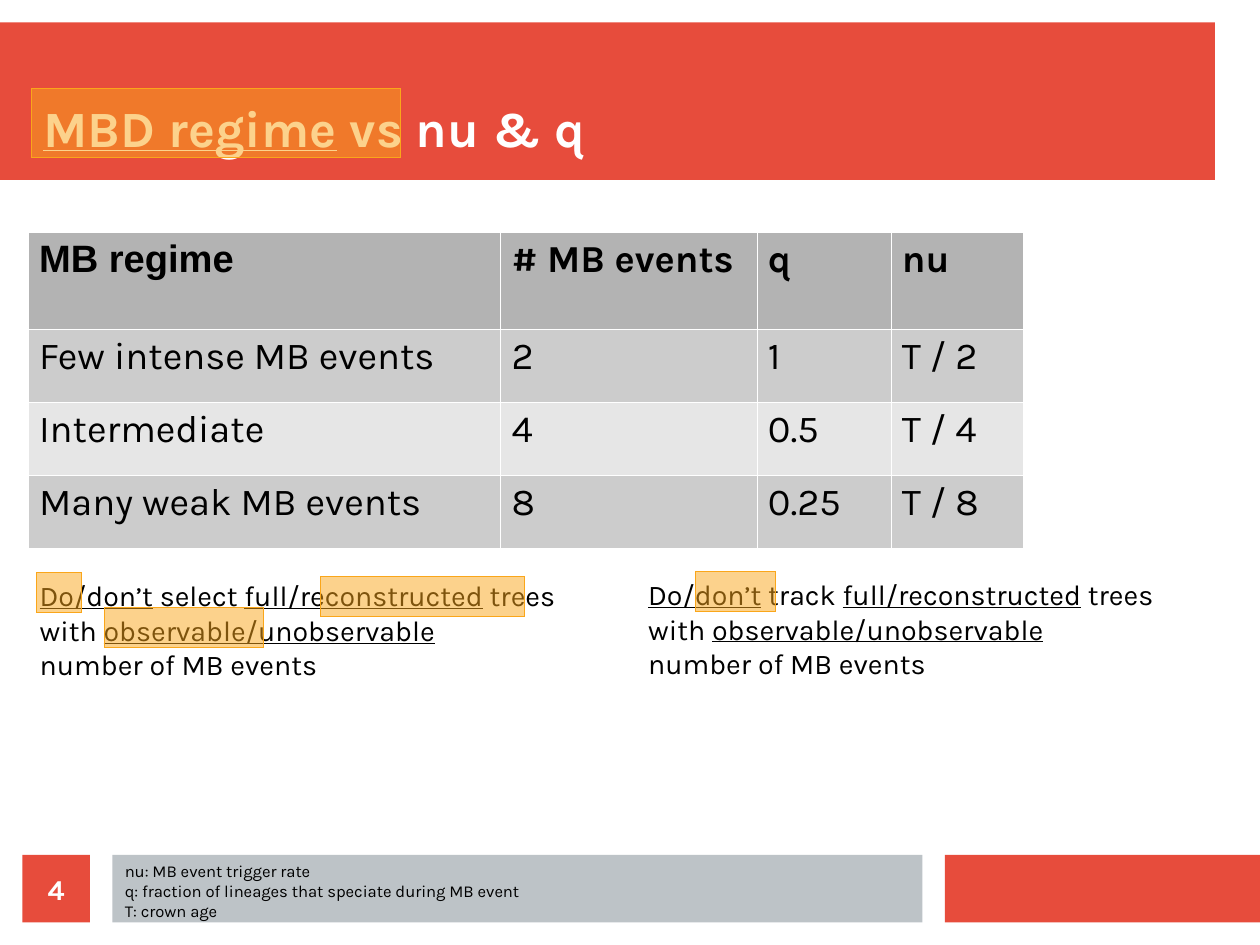
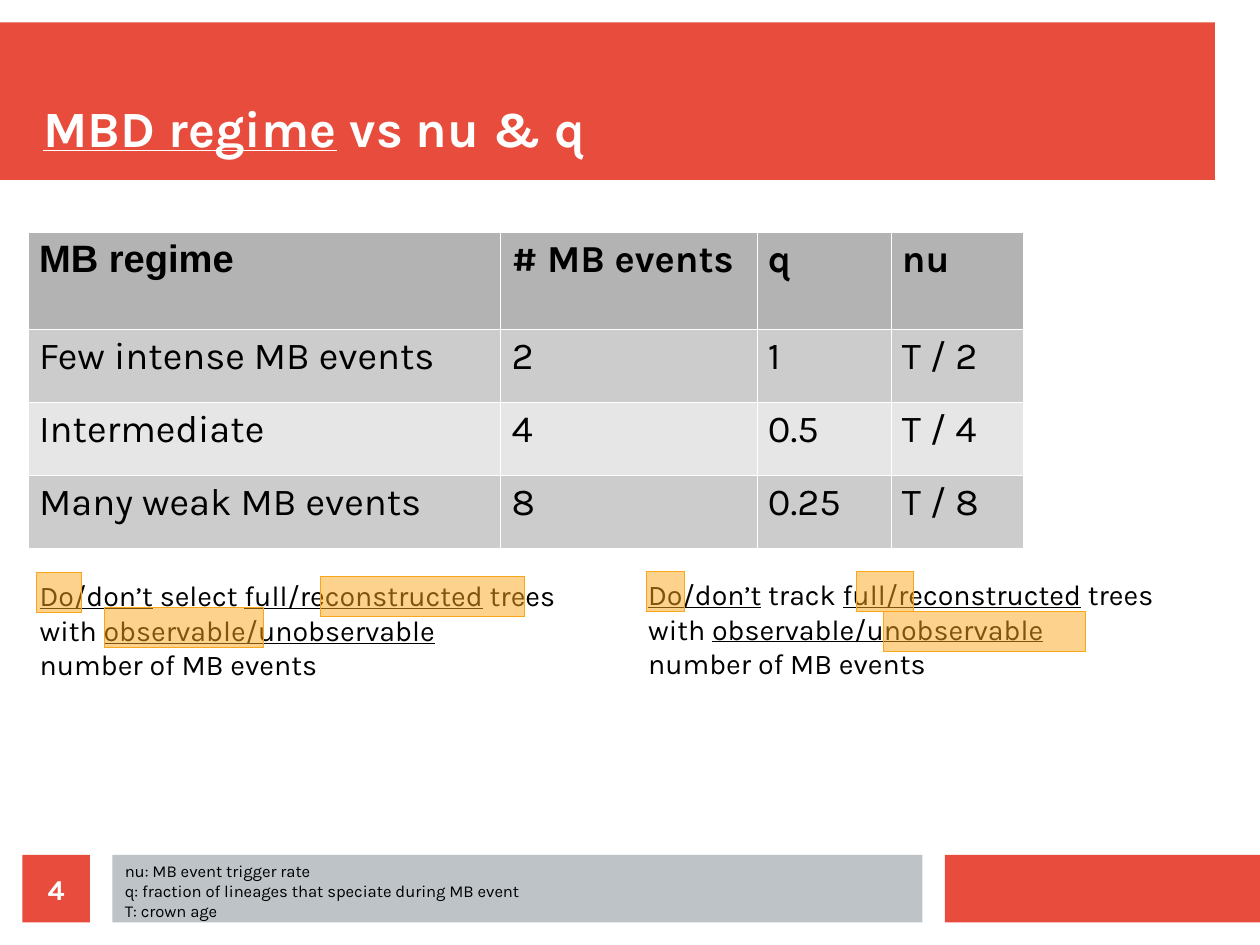
Before and after one commit to richelbilderbeek/razzo, a slide deck: slide 4 of doc/choices.odp. Drawn at 1260x945 pixels with LibreOffice and Linux fonts; fonts in the diff are those of the drawing. Boxes give left, top, right and bottom in pixels: in the first picture for what was removed or moved away, otherwise in the second. Text is boxed around its words. In the diff, an @@ line names an element or a change of style, - is before the commit and + after.

```diff
--- a/doc/choices.odp
+++ b/doc/choices.odp
@@ rectangle removed at (32,89,401,158) @@
@@ rectangle added at (647,572,686,612), fill #FAA61A at 50% opacity, outline #FAA61A 0 pt @@
@@ rectangle: place and size @@
-rectangle at (696,572,776,612)
+rectangle at (856,572,915,612)
@@ rectangle added at (884,612,1086,652), fill #FAA61A at 50% opacity, outline #FAA61A 0 pt @@
```
Also in this commit, not shown: 2 other slides changed, 1 other file.
